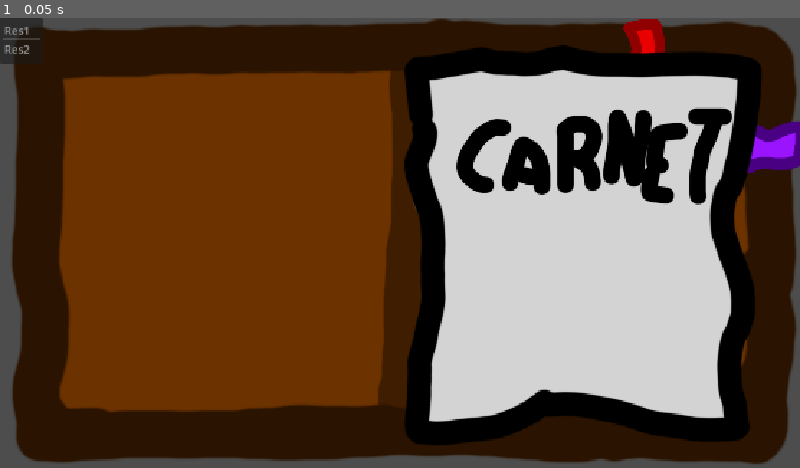
Above: before the commit, frame 1.
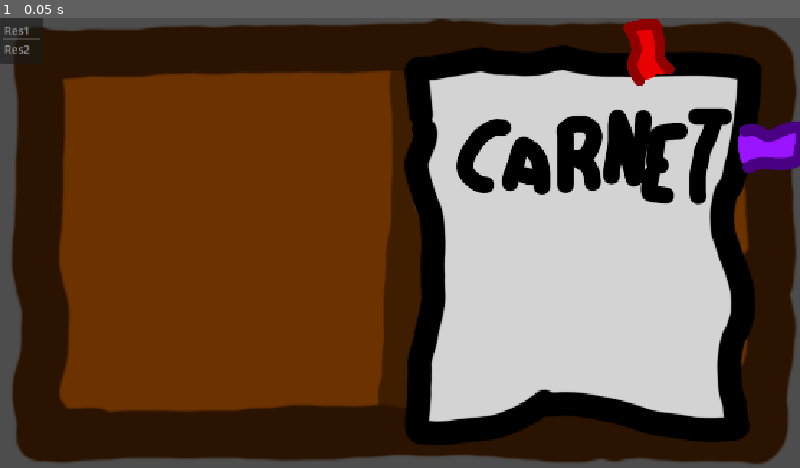
Above: after the commit, the same moment.

Repository: Sammouille/nodja
Game: Godot game, scene res://scripts_et_scenes/carnet/carnet_voyage.tscn
Same seed, same stepped clock (60 frames per second), same inputs: the game is played once before the commit and once after it. The project has no main scene, so this scene is started directly.
Inputs:
- Up to frame 1 (0.05 s): no input

The runs differ from the first frame. In frame 1, 0.5% of the frame differs, in the area x 78-95%, y 7-35%.

Commit message:
carnet qui fonctionne

Diff:
--- a/scripts_et_scenes/carnet/carnet_voyage.gd
+++ b/scripts_et_scenes/carnet/carnet_voyage.gd
@@ -26,12 +26,13 @@
 	for page in pages:
 		if page.index < index_page:
 			if page.signet.position.x > 0.0:
+				#page.signet.position.x = abs(page.x_signet) -30
 				page.signet.position.x = -abs(page.x_signet) -40
 			page.signet.z_index = 2
 		elif page.index > index_page:
 			if page.signet.position.x < 0.0:
 				page.signet.position.x = abs(page.x_signet)
-			page.signet.z_index = 0
+			page.signet.z_index = 10
 		else:
 			page.signet.position.x = page.x_signet
 			page.signet.z_index = 2
--- a/scripts_et_scenes/carnet/carnet_voyage.tscn
+++ b/scripts_et_scenes/carnet/carnet_voyage.tscn
@@ -49,6 +49,7 @@
 anchor_bottom = 1.0
 grow_horizontal = 2
 grow_vertical = 2
+mouse_filter = 2
 texture = ExtResource("3_4lklj")
 expand_mode = 5
 
@@ -121,6 +122,7 @@
 anchor_bottom = 1.0
 grow_horizontal = 2
 grow_vertical = 2
+mouse_filter = 2
 texture = ExtResource("3_evnu1")
 expand_mode = 5
 flip_v = true
@@ -196,6 +198,7 @@
 anchor_bottom = 1.0
 grow_horizontal = 2
 grow_vertical = 2
+mouse_filter = 2
 texture = ExtResource("3_evnu1")
 expand_mode = 5
 flip_h = true
@@ -231,6 +234,7 @@
 anchor_bottom = 1.0
 grow_horizontal = 2
 grow_vertical = 2
+mouse_filter = 2
 texture = ExtResource("3_evnu1")
 expand_mode = 5
 flip_v = true
@@ -305,6 +309,7 @@
 anchor_bottom = 1.0
 grow_horizontal = 2
 grow_vertical = 2
+mouse_filter = 2
 texture = ExtResource("3_evnu1")
 expand_mode = 5
 flip_h = true
@@ -340,6 +345,7 @@
 anchor_bottom = 1.0
 grow_horizontal = 2
 grow_vertical = 2
+mouse_filter = 2
 texture = ExtResource("3_evnu1")
 expand_mode = 5
 flip_v = true
@@ -380,9 +386,3 @@
 expand_mode = 5
 
 [connection signal="pressed" from="DoublePage/PageDroite/Button" to="DoublePage" method="_on_button_pressed"]
-[connection signal="mouse_entered" from="DoublePage/Signet" to="DoublePage" method="_on_signet_mouse_entered"]
-[connection signal="mouse_exited" from="DoublePage/Signet" to="DoublePage" method="_on_signet_mouse_exited"]
-[connection signal="mouse_entered" from="DoublePageUnlock/Signet" to="DoublePageUnlock" method="_on_signet_mouse_entered"]
-[connection signal="mouse_exited" from="DoublePageUnlock/Signet" to="DoublePageUnlock" method="_on_signet_mouse_exited"]
-[connection signal="mouse_entered" from="DoublePage2/Signet" to="DoublePage2" method="_on_signet_mouse_entered"]
-[connection signal="mouse_exited" from="DoublePage2/Signet" to="DoublePage2" method="_on_signet_mouse_exited"]
--- a/scripts_et_scenes/carnet/double_page.gd
+++ b/scripts_et_scenes/carnet/double_page.gd
@@ -15,6 +15,10 @@
 
 @export var signet: Control
 @export var x_signet:= 100.0
+
+func _ready() -> void:
+	signet.mouse_entered.connect(_on_signet_mouse_entered)
+	signet.mouse_exited.connect(_on_signet_mouse_exited)
 
 func ouvrir_page():
 	ouverte = true
